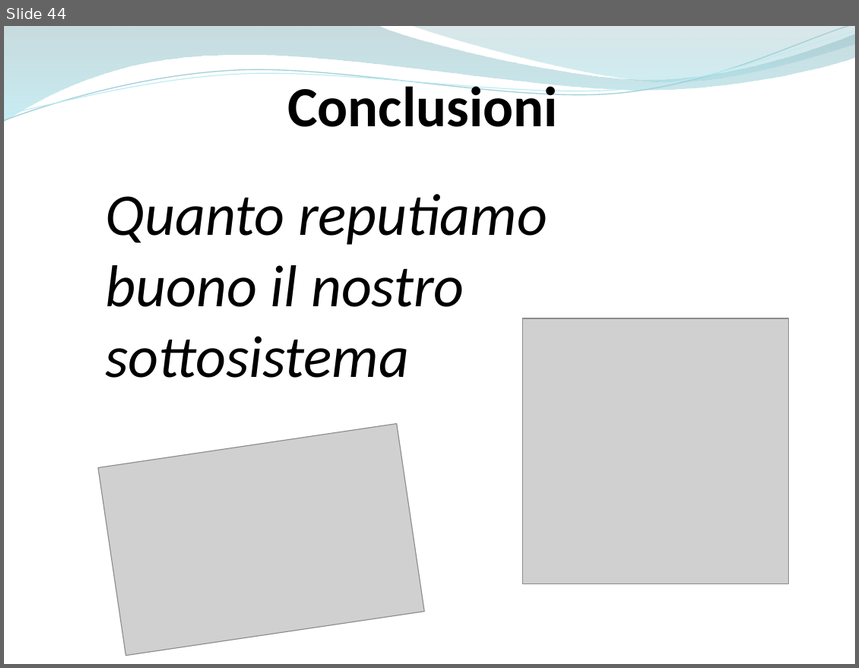
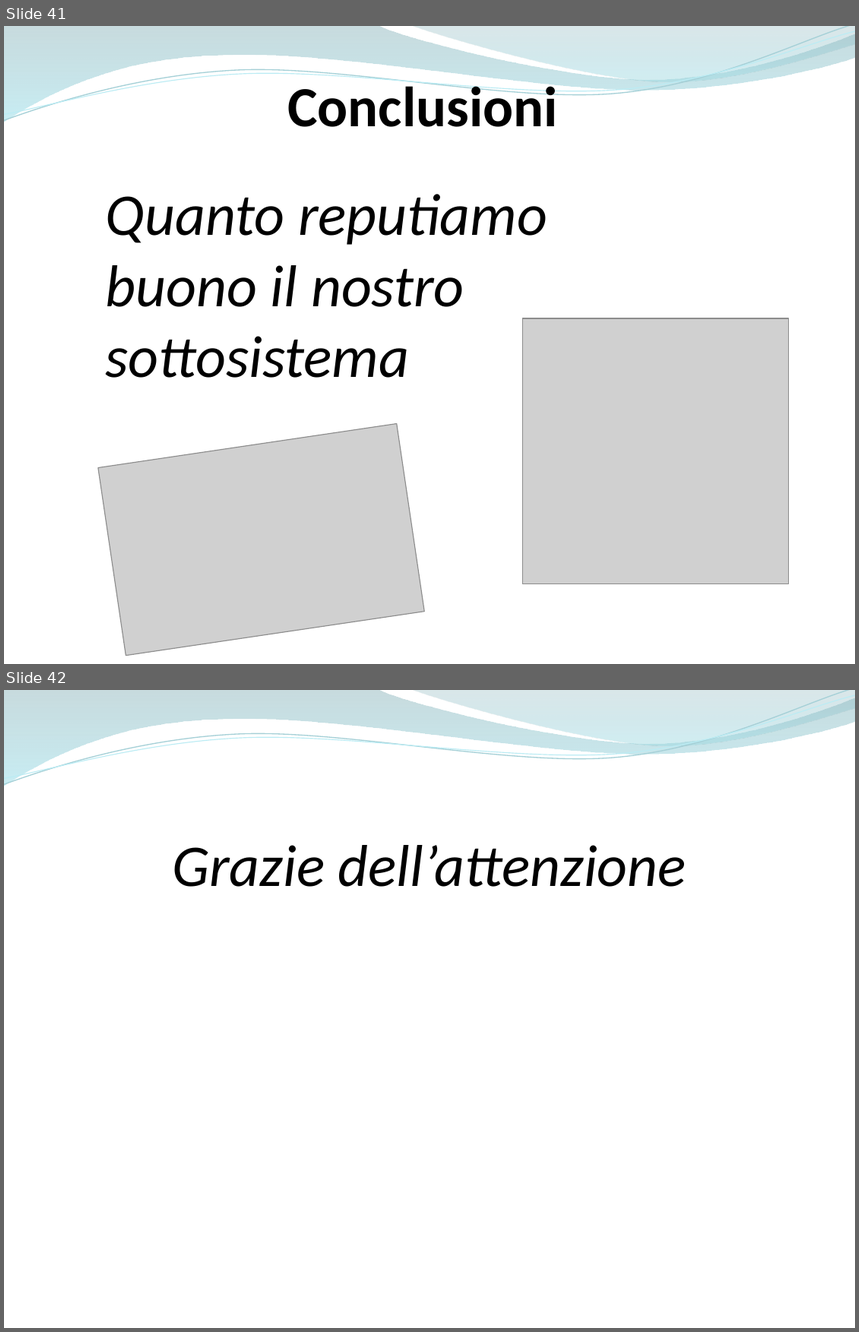
Before and after one commit to ammirate/at-silo, a slide deck: Presentazione/Atsilo3/Atsilo_H_PresentazioneFinale.pptx. Shown one above the other, each under a label of ours: slide 44 before the commit, slides 41 and 42 after it. The pictures are 859x668 and 859x1332 pixels, drawn with LibreOffice and Linux fonts; fonts in the diff are those of the drawing; grey boxes stand for pictures. Boxes give left, top, right and bottom in pixels: in the first picture for what was removed or moved away, otherwise in the second. Text is boxed around its words. In the diff, an @@ line names an element or a change of style, - is before the commit and + after.

```diff
--- a/Presentazione/Atsilo3/Atsilo_H_PresentazioneFinale.pptx
+++ b/Presentazione/Atsilo3/Atsilo_H_PresentazioneFinale.pptx
@@ slide 42 added at (4, 690, 855, 1328), background #FFFFFF; not listed: 4 template elements that a slide beside it also shows @@
@@ text added at (172, 845, 686, 887), 50 pt, text #000000, italic @@
+Grazie dell’attenzione
@@ what was slide 44 is now slide 41 @@
```
Also in this commit, not shown: 3 slides changed, 3 slides removed, 1 other file.
